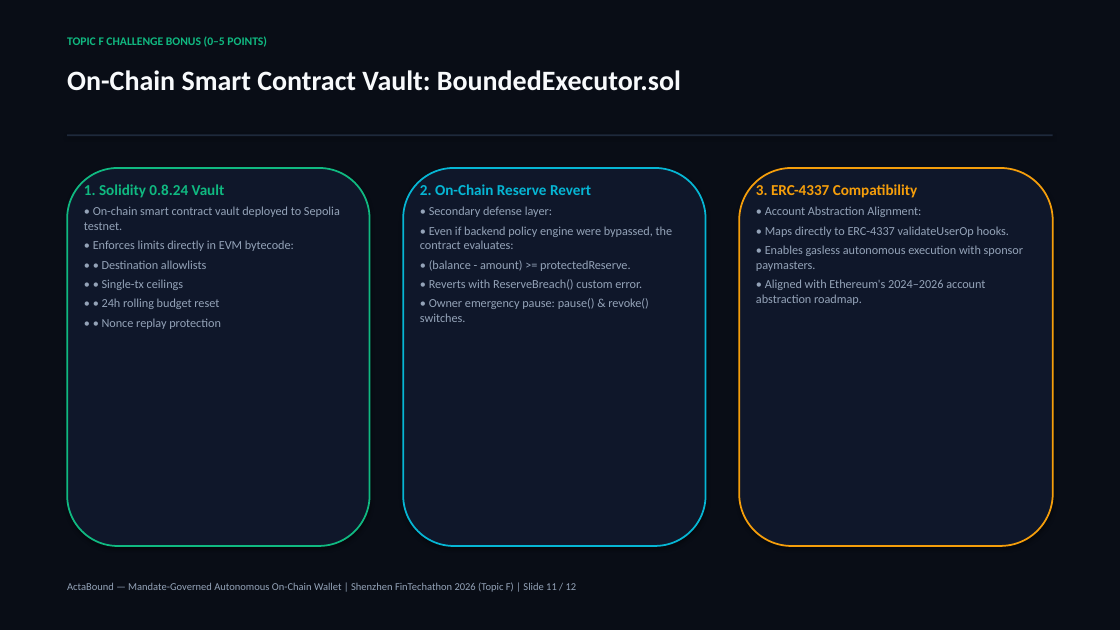
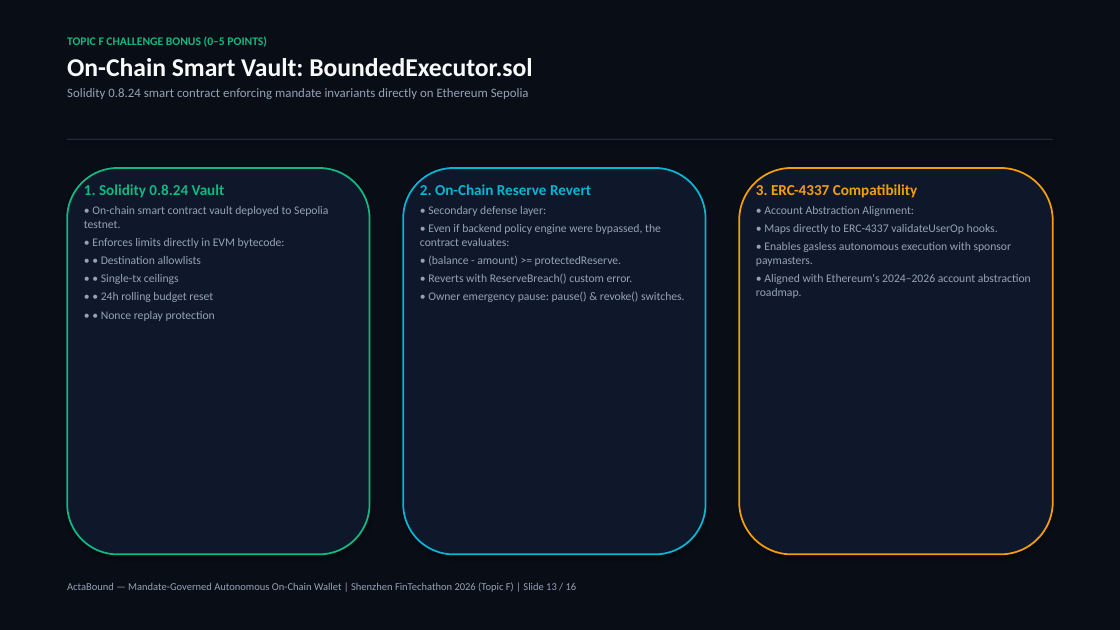
Before and after one commit to Iffti-Hasan/ActaBound, a slide deck: slide 13 of docs/submission/deck/ActaBound_Presentation_Deck.pptx (slide 11 before the commit). Drawn at 1120x630 pixels with LibreOffice and Linux fonts; fonts in the diff are those of the drawing. Boxes give left, top, right and bottom in pixels: in the first picture for what was removed or moved away, otherwise in the second. Text is boxed around its words. In the diff, an @@ line names an element or a change of style, - is before the commit and + after.

```diff
--- a/docs/submission/deck/ActaBound_Presentation_Deck.pptx
+++ b/docs/submission/deck/ActaBound_Presentation_Deck.pptx
@@ text at (67,58,532,99): paragraphs added @@
+On-Chain Smart Vault: BoundedExecutor.sol
+Solidity 0.8.24 smart contract enforcing mandate invariants directly on Ethereum Sepolia
@@ text removed at (67,70,681,91) @@
-On-Chain Smart Contract Vault: BoundedExecutor.sol
@@ rectangle: place and size @@
-rectangle at (67,134,1053,136)
+rectangle at (67,139,1053,139)
@@ rounded rectangle: place and size @@
-rounded rectangle at (67,168,370,546)
+rounded rectangle at (67,168,370,555)
@@ rounded rectangle: place and size @@
-rounded rectangle at (403,168,706,546)
+rounded rectangle at (403,168,706,555)
@@ rounded rectangle: place and size @@
-rounded rectangle at (739,168,1053,546)
+rounded rectangle at (739,168,1053,555)
@@ text at (84,206,328,321): size 10.5 to 10 pt in "• On-chain smart contract vault deployed to ...", "• Enforces limits directly in EVM bytecode:", "• • Destination allowlists", "• • Single-tx ceilings" and 2 more places @@
@@ text at (420,206,685,302): size 10.5 to 10 pt in "• Secondary defense layer:", "• Even if backend policy engine were ...", "• (balance - amount) >= protectedReserve.", "• Reverts with ReserveBreach() custom error." and 1 more places @@
@@ text at (756,206,1031,298): size 10.5 to 10 pt in "• Account Abstraction Alignment:", "• Maps directly to ERC-4337 validateUserOp hooks.", "• Enables gasless autonomous execution with sponsor ...", "• Aligned with Ethereum's 2024–2026 account abstraction ..." @@
@@ text at (67,582,577,592): text changed @@
-ActaBound — Mandate-Governed Autonomous On-Chain Wallet | Shenzhen FinTechathon 2026 (Topic F) | Slide 11 / 12
+ActaBound — Mandate-Governed Autonomous On-Chain Wallet | Shenzhen FinTechathon 2026 (Topic F) | Slide 13 / 16
```
Also in this commit, not shown: 11 other slides changed, 4 slides added, 3 other files.
